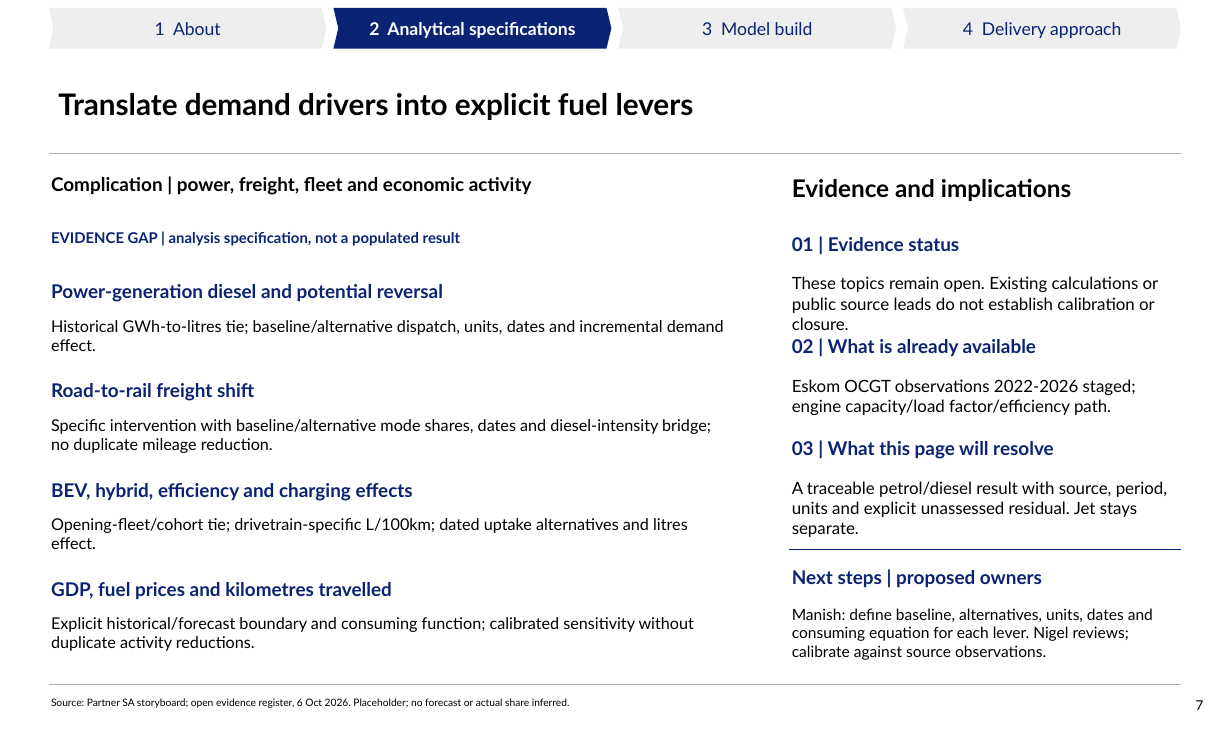
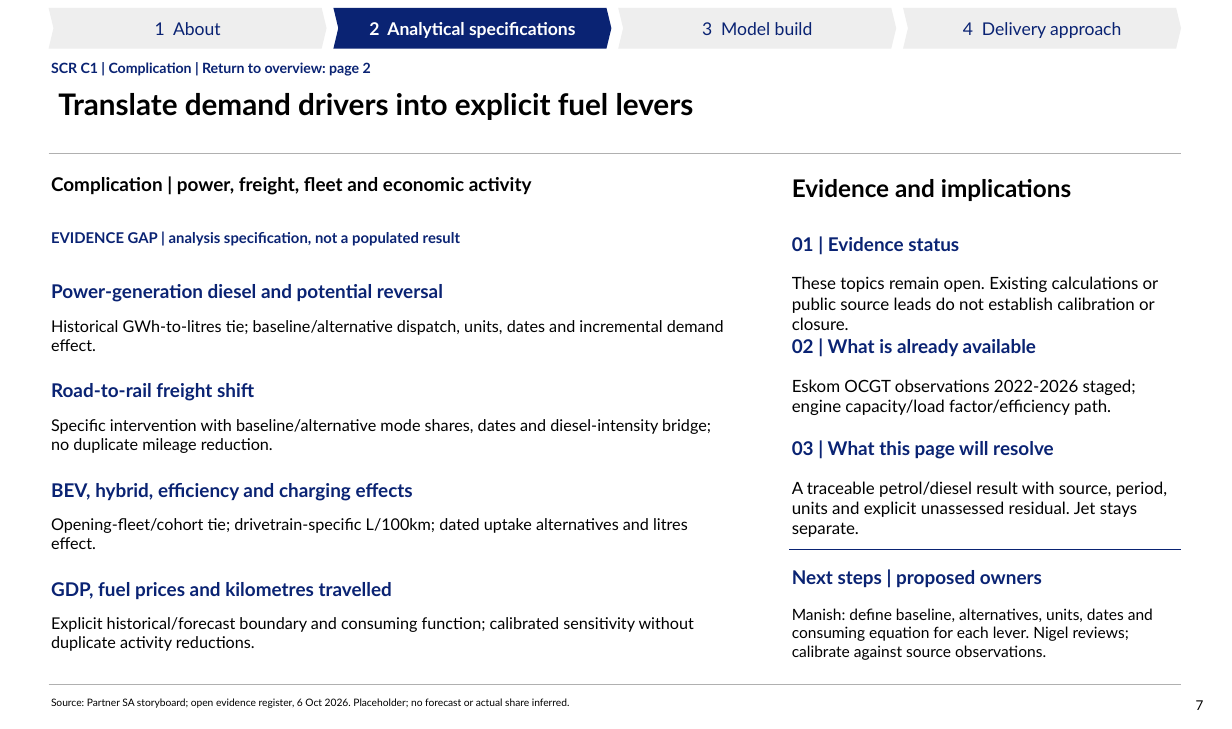
Before and after one commit to Africa-International-Advisors/liquid_fuels_model, a slide deck: slide 7 of pptx/output/delivered/Vopak_Week1_Analytical_Pack_2026_10_06.pptx. Drawn at 1232x729 pixels with LibreOffice and Linux fonts; fonts in the diff are those of the drawing; background and template pictures are left out. Boxes give left, top, right and bottom in pixels: in the first picture for what was removed or moved away, otherwise in the second. Text is boxed around its words. In the diff, an @@ line names an element or a change of style, - is before the commit and + after.

```diff
--- a/pptx/output/delivered/Vopak_Week1_Analytical_Pack_2026_10_06.pptx
+++ b/pptx/output/delivered/Vopak_Week1_Analytical_Pack_2026_10_06.pptx
@@ text added at (51, 62, 371, 76), 10.5 pt, text #0A2373, bold @@
+SCR C1 | Complication | Return to overview: page 2
```
Also in this commit, not shown: 13 other slides changed, 6 other files.
